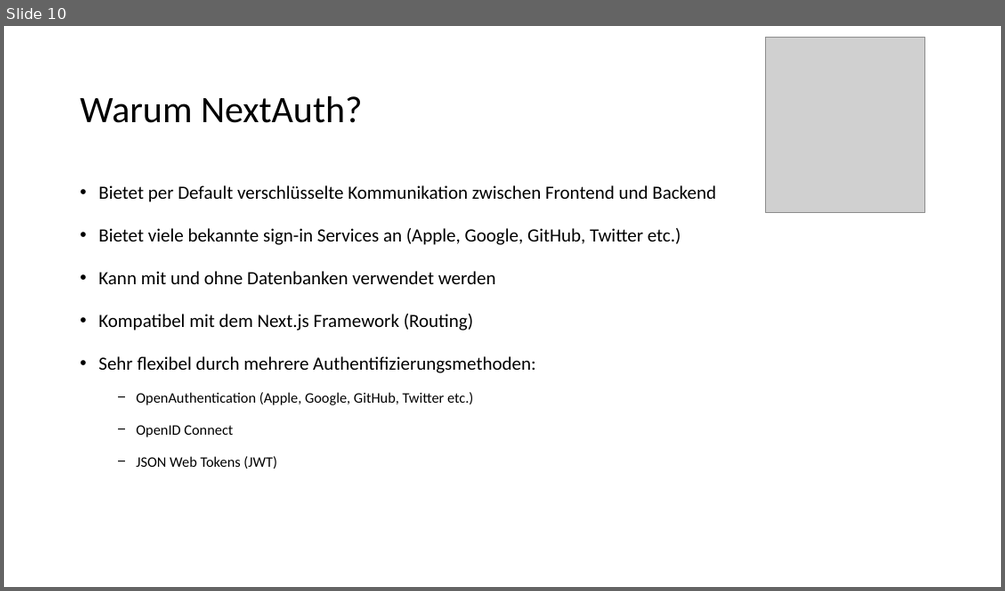
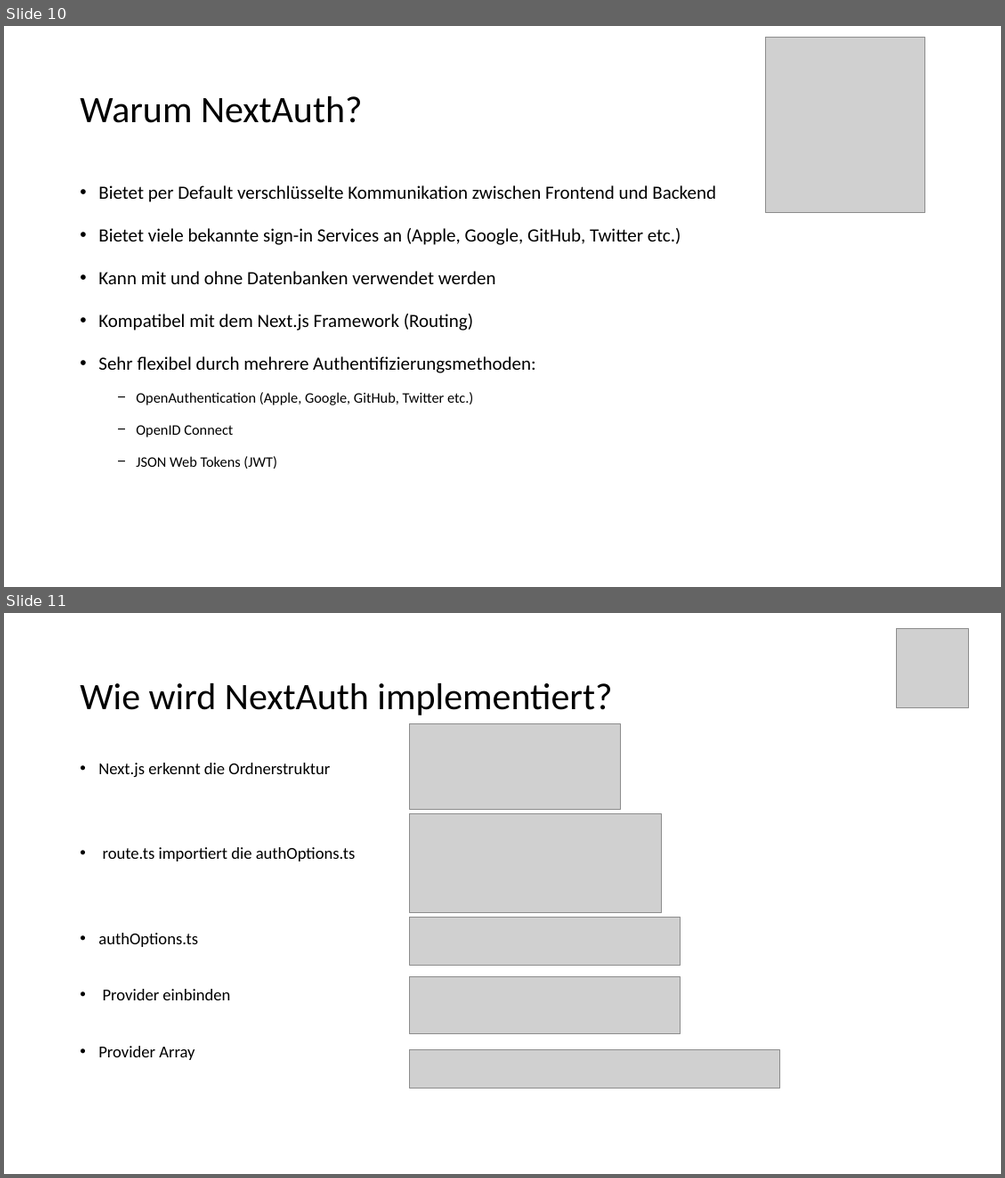
Before and after one commit to RocordJavaScript2023/realtime, a slide deck: presentation/realtime.pptx. Shown one above the other, each under a label of ours: slide 10 before the commit, slides 10 and 11 after it. The pictures are 1005x591 and 1005x1178 pixels, drawn with LibreOffice and Linux fonts; fonts in the diff are those of the drawing; grey boxes stand for pictures. Boxes give left, top, right and bottom in pixels: in the first picture for what was removed or moved away, otherwise in the second. Text is boxed around its words. In the diff, an @@ line names an element or a change of style, - is before the commit and + after.

```diff
--- a/presentation/realtime.pptx
+++ b/presentation/realtime.pptx
@@ slide 11 added at (4,613,1001,1174), background #FFFFFF @@
@@ picture added at (896,628,968,707) @@
@@ title added at (80,683,612,715), 36 pt, text #000000 @@
+Wie wird NextAuth implementiert?
@@ picture added at (410,723,620,809) @@
@@ text added at (98,763,356,1060), 16 pt, text #000000 @@
+• Next.js erkennt die Ordnerstruktur
+• route.ts importiert die authOptions.ts
+• authOptions.ts
+• Provider einbinden
+• Provider Array
@@ picture added at (410,813,662,912) @@
@@ picture added at (410,916,680,965) @@
@@ picture added at (410,976,680,1034) @@
@@ picture added at (410,1050,780,1088) @@
```
Also in this commit, not shown: 3 slides changed, 9 other slides added, 2 slides removed.
